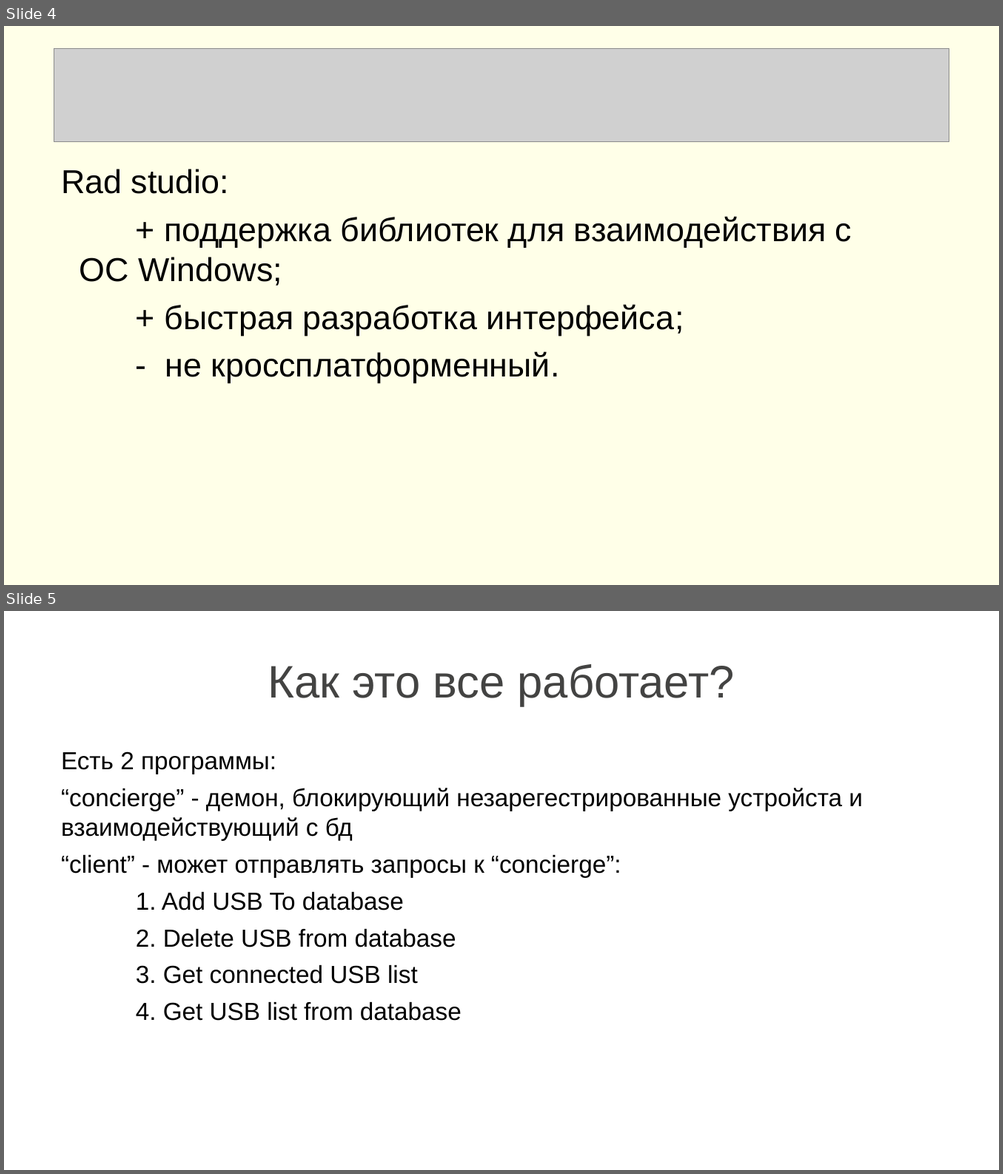
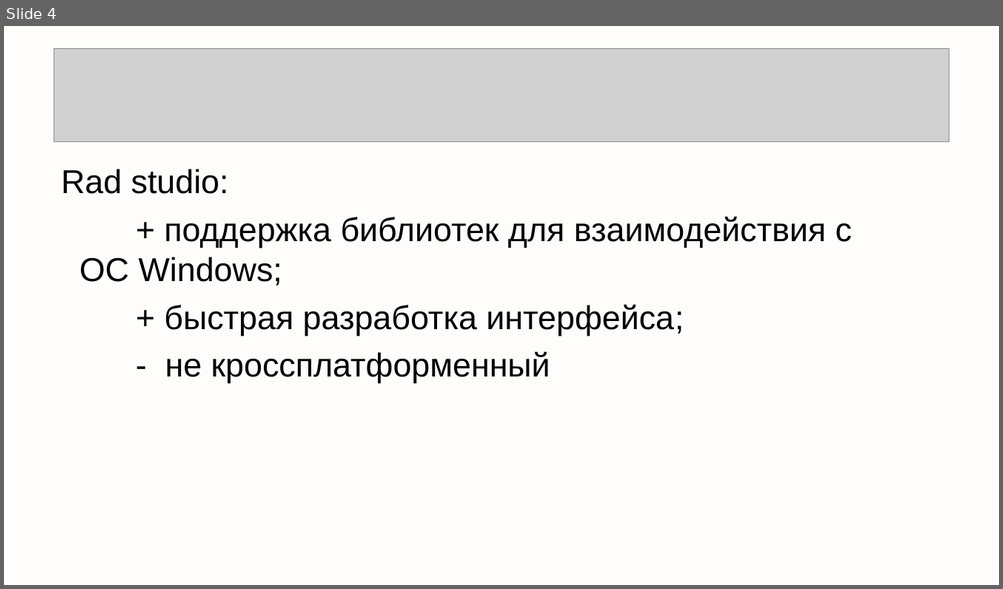
Before and after one commit to alekseisirmais/CPP_PARK, a slide deck: К защите.ppt. Shown one above the other, each under a label of ours: slides 4 and 5 before the commit, slide 4 after it. The pictures are 1003x1174 and 1003x589 pixels, drawn with LibreOffice and Linux fonts; fonts in the diff are those of the drawing; grey boxes stand for pictures. Boxes give left, top, right and bottom in pixels: in the first picture for what was removed or moved away, otherwise in the second. Text is boxed around its words. In the diff, an @@ line names an element or a change of style, - is before the commit and + after.

```diff
--- a/К защите.ppt
+++ b/К защите.ppt
@@ slide 5 removed at (4,611,999,1170), background #FFFFFF @@
@@ title removed at (267,664,734,706) @@
-Как это все работает?
@@ text removed at (61,752,862,1021) @@
-Есть 2 программы:
-“concierge” - демон, блокирующий незарегестрированные устройста и взаимодействующий с бд
-“client” - может отправлять запросы к “concierge”:
-1. Add USB To database
-2. Delete USB from database
-3. Get connected USB list
-4. Get USB list from database
@@ slide 4 changed as well @@
@@ background #FFFF00 at 9% opacity to #FFFFFF @@
@@ text at (165,352,550,383): text changed @@
-- не кроссплатформенный.
+- не кроссплатформенный
```
Also in this commit, not shown: 4 other slides changed, 6 slides added, 5 other slides removed.
